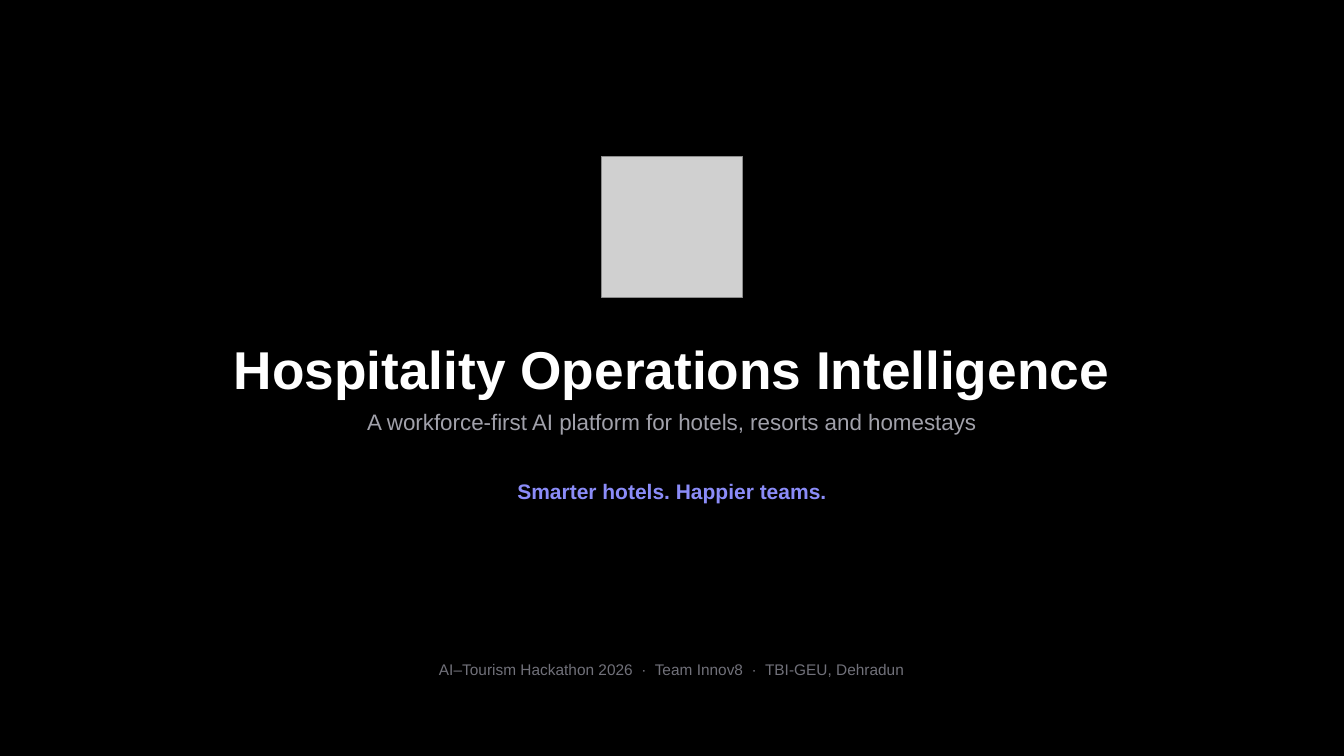
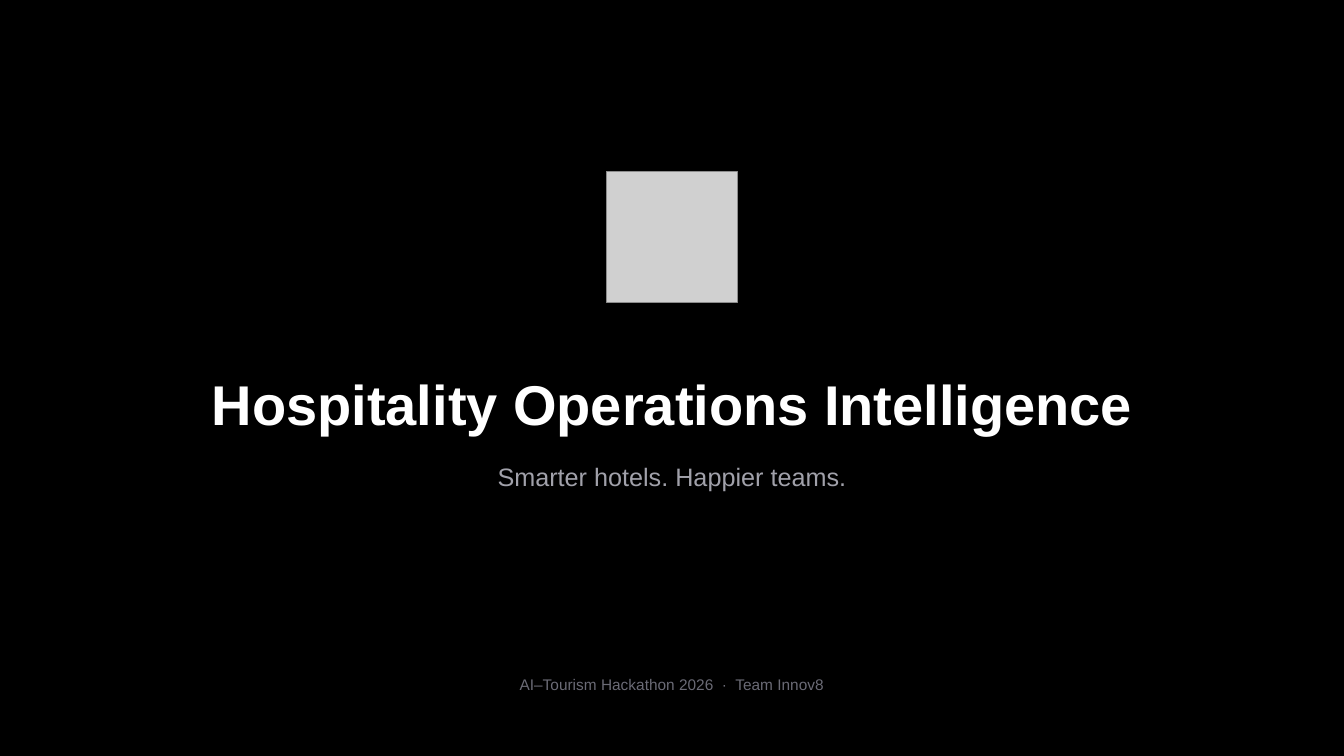
Before and after one commit to Ashu-Stark/Hospitality-, a slide deck: slide 1 of docs/HOI_Final_Pitch.pptx. Drawn at 1344x756 pixels with LibreOffice and Linux fonts; fonts in the diff are those of the drawing; grey boxes stand for pictures. Boxes give left, top, right and bottom in pixels: in the first picture for what was removed or moved away, otherwise in the second. Text is boxed around its words. In the diff, an @@ line names an element or a change of style, - is before the commit and + after.

```diff
--- a/docs/HOI_Final_Pitch.pptx
+++ b/docs/HOI_Final_Pitch.pptx
@@ picture: place and size @@
-picture at [602,156,743,297]
+picture at [607,171,738,302]
@@ text "Hospitality Operations Intelligence": place and size @@
-text "Hospitality Operations Intelligence" at [234,350,1109,399]
+text "Hospitality Operations Intelligence" at [212,384,1132,435]
@@ text "Hospitality Operations Intelligence" at [212,384,1132,435]: size 38 to 40 pt @@
@@ text removed at [367,414,976,435] @@
-A workforce-first AI platform for hotels, resorts and homestays
@@ text "Smarter hotels. Happier teams.": place and size @@
-text "Smarter hotels. Happier teams." at [517,483,826,504]
+text "Smarter hotels. Happier teams." at [498,467,847,491]
@@ text "Smarter hotels. Happier teams." at [498,467,847,491]: size 15 to 18 pt, text colour #8B8CF8 to #A1A1AA, bold off; vertical alignment top to middle @@
@@ text "AI–Tourism Hackathon 2026 · Team ..." at [520,679,823,690]: vertical alignment top to middle @@
@@ text at [520,679,823,690]: text changed; text colour #71717A to #6B6B76 @@
-AI–Tourism Hackathon 2026 · Team Innov8 · TBI-GEU, Dehradun
+AI–Tourism Hackathon 2026 · Team Innov8
```
Also in this commit, not shown: 2 other slides changed, 8 slides added, 9 slides removed.
